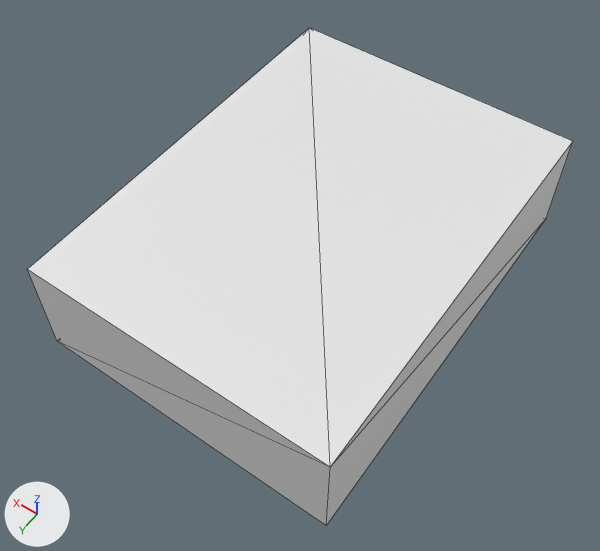
One commit to the glTF model Model3d/glb/C04-21495A.glb: the scene before it, then after it.
Rendered twice from a camera (50 mm lens) standing at (-0.000469, 0.00225, 0.002339) and looking at (0.000511, 0.00088, 0.000185). Lighting does not change. The marker at lower left points along +X, +Y and +Z. The picture after the commit comes second. Mesh edges are drawn as thin lines. Where no turn or scale is listed for an object, it has been applied to the vertices. Vertices at exactly the same position are counted once.

In view in the first picture: 'OpenSCAD Model'.
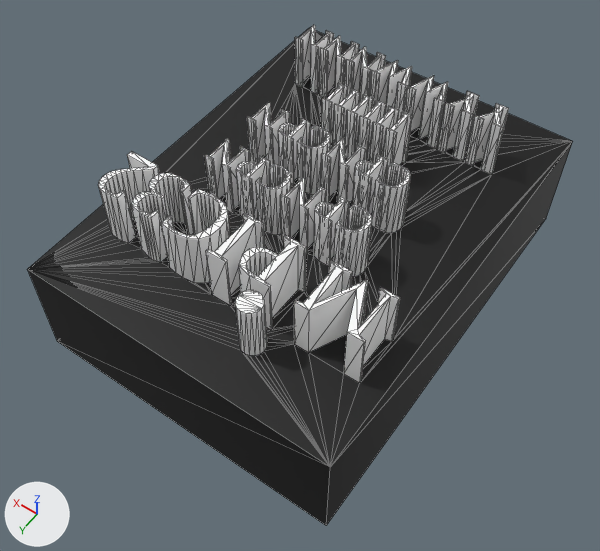
Changed parts and their boxes [x1, y1, x2, y2] in the pictures (600 x 551 px):
```json
{"object": "OpenSCAD Model", "change": "reshaped", "before": [27, 28, 573, 525], "after": [27, 25, 573, 525]}
{"part": 1, "of": "me_openscad_model", "change": "added", "after": [28, 25, 572, 467]}
{"part": 2, "of": "me_openscad_model", "change": "recoloured", "before": [27, 141, 573, 525], "after": [27, 141, 573, 525]}
```

The change, as JSON lines over the scene's bpy script:
```json
{"op": "add", "block": "mat_color_1", "code": ["mat_color_1 = principled_material('Color 1')", "mat_color_1.base_color = (0.0, 0.0, 0.0)  # black #000000"]}
{"op": "add", "block": "mat_color_2", "code": ["mat_color_2 = principled_material('Color 2')", "mat_color_2.base_color = (1.0, 1.0, 1.0)  # white #ffffff"]}
{"block": "me_openscad_model", "where": "# used by ob_openscad_model"}
{"op": "remove", "block": "me_openscad_model", "code": "me_openscad_model.from_pydata(...)  # 8 vertices, 12 faces; spans x 0.0..0.001094, y 0.0..0.001464, z 0.0..0.00039"}
{"op": "add", "block": "me_openscad_model", "code": "me_openscad_model.from_pydata(...)  # 1505 vertices, 3006 faces; spans x 0.0..0.001094, y 0.0..0.001464, z 0.0..0.00059"}
{"block": "me_openscad_model", "change": "me_openscad_model part 1: 1497 vertices added at x 0.000071..0.001016, y 0.000207..0.001323, z 0.00039..0.00059"}
{"block": "me_openscad_model", "change": "me_openscad_model part 2: 10 faces spanning x 0.0..0.001094, y 0.0..0.001464, z 0.0..0.00039 switch from no material to mat_color_1 (black #000000)"}
{"op": "add", "block": "me_openscad_model", "code": "me_openscad_model.materials.append(mat_color_2)  # white #ffffff"}
```
